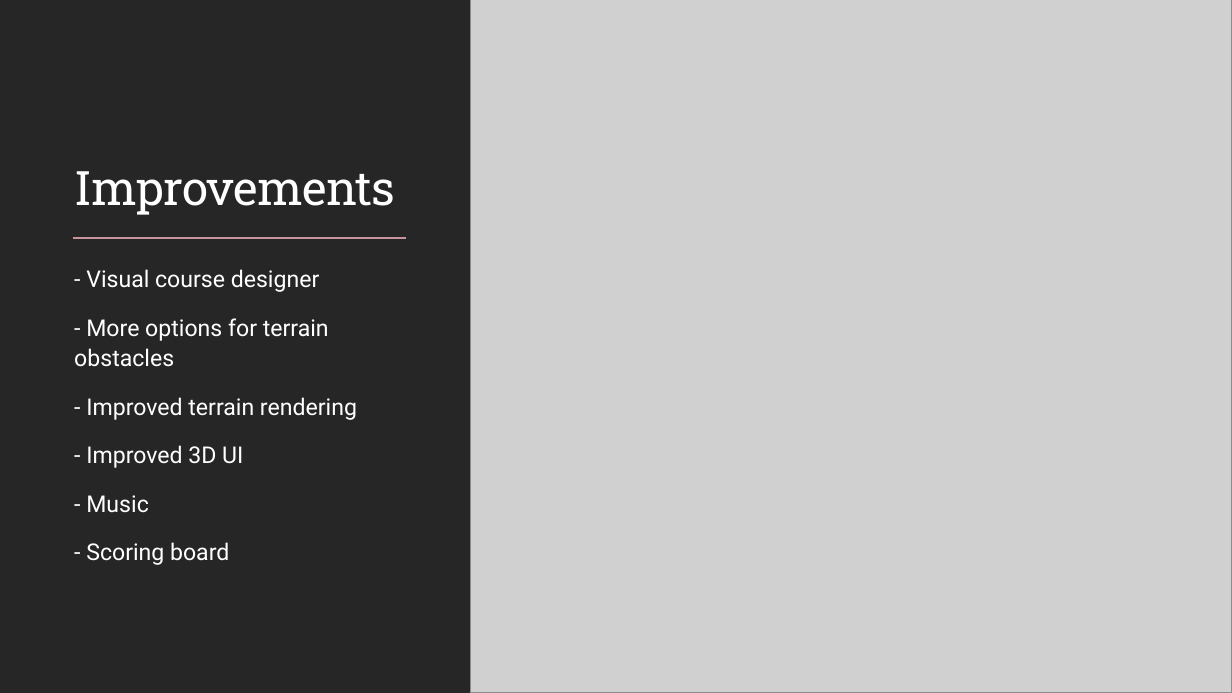
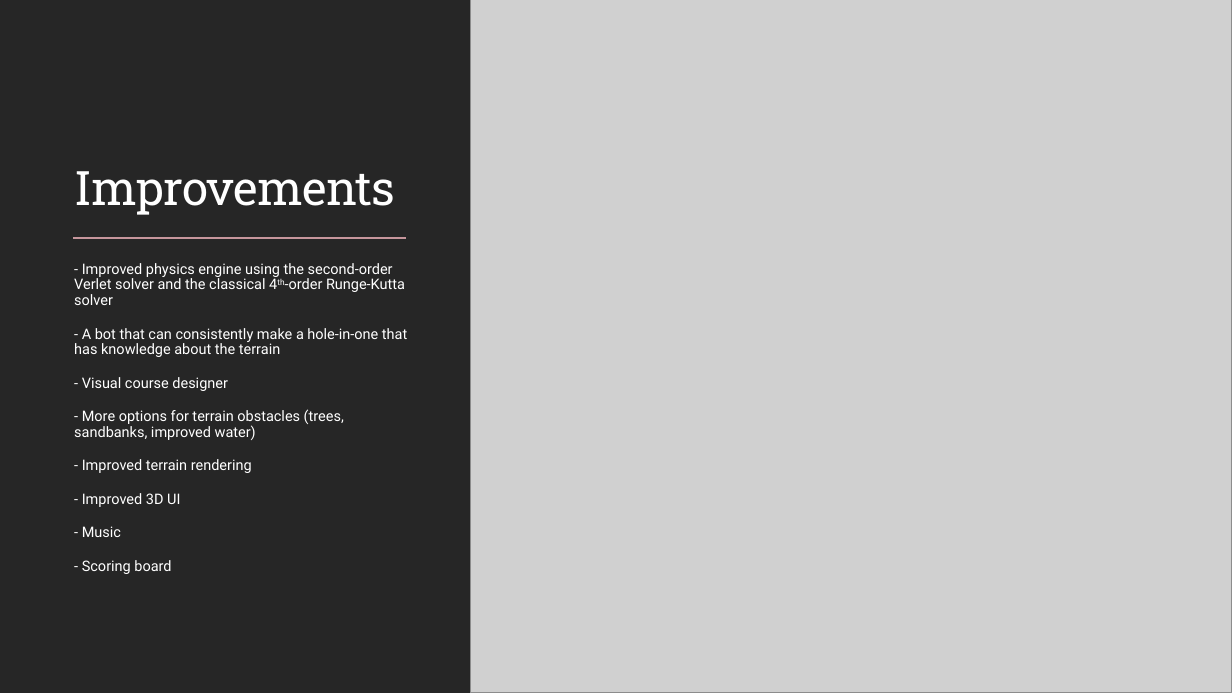
Before and after one commit to renesteeman/Project1-2_Group4, a slide deck: slide 8 of Crazy Putting Presentation.pptx. Drawn at 1232x693 pixels with LibreOffice and Linux fonts; fonts in the diff are those of the drawing; grey boxes stand for pictures. Boxes give left, top, right and bottom in pixels: in the first picture for what was removed or moved away, otherwise in the second. Text is boxed around its words. In the diff, an @@ line names an element or a change of style, - is before the commit and + after.

Commit message:
Updated the list of improvements for the next phase in the presentation

```diff
--- a/Crazy Putting Presentation.pptx
+++ b/Crazy Putting Presentation.pptx
@@ text at (74,263,407,357): paragraphs added @@
+  - Improved physics engine using the second-order Verlet solver and the classical 4th-order Runge-Kutta solver
+  - A bot that can consistently make a hole-in-one that has knowledge about the terrain
@@ text at (82,377,252,574): size 18 to 11.2 pt in "- Visual course designer", "- Improved terrain rendering", "- Improved 3D UI", "- Music" and 1 more places; line spacing 1.1 to 0.9 @@
@@ text at (74,409,344,440): text changed; size 18 to 11.2 pt @@
-  - More options for terrain obstacles
+  - More options for terrain obstacles (trees, sandbanks, improved water)
```
